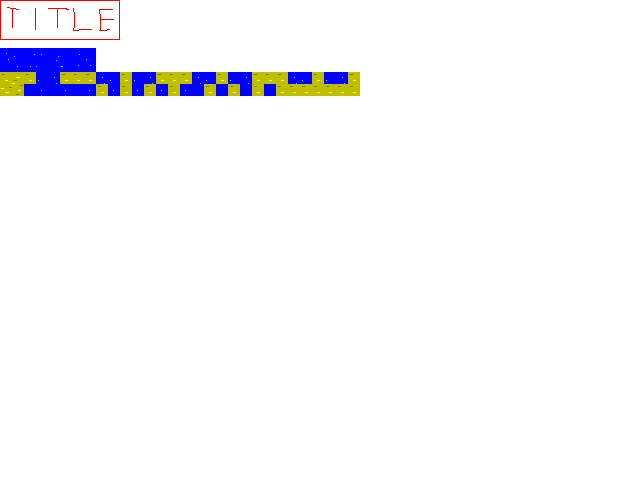
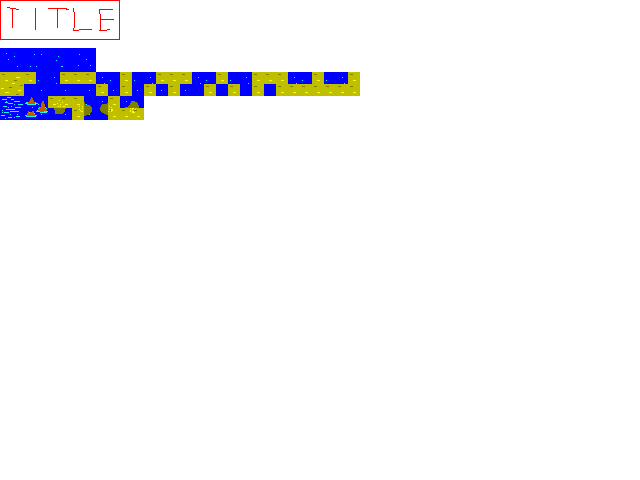
Revision of a layered 640 x 480 image; what changed, layer by layer:
painted on "content" over [0, 96, 144, 120]
